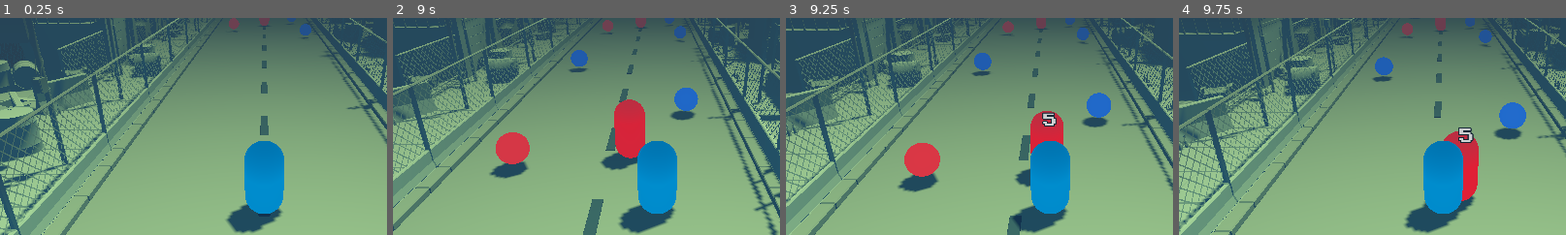
Above: before the commit, frames 1-4 (left to right).
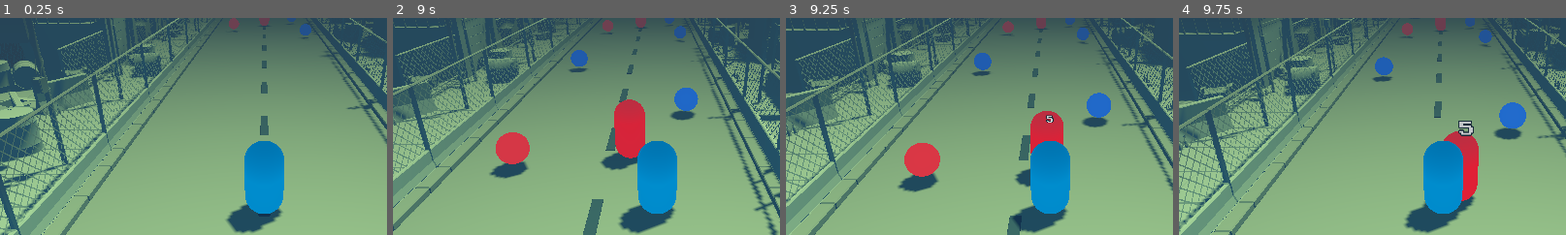
Above: after the commit, the same moments.

Repository: 100-Devs-1-Game/EscapeForHelp
Game: Godot game, scene res://root.tscn
Two runs of this game, one before a commit and one after it. Both use one fixed random seed, a clock stepped at 60 frames per second and the inputs below. Sound files missing from this copy of the repository are replaced by a short silence.
Inputs (mouse positions are % of the whole screen's width and height, from its top left):
- Up to frame 1 (0.25 s): no input
- Up to frame 2 (9 s): move the mouse to (72, 45) at 0.52 s; press the mouse at (72, 45) at 0.53 s; hold D (move_right) 0.53-1.28 s; move the mouse to (30, 55) at 1.27 s; release the mouse at (30, 55) at 1.28 s; hold A (move_left) 1.28-2.03 s; click (30, 55) at 1.35 s; move the mouse to (60, 28) at 2.02 s; press the mouse at (60, 28) at 2.03 s; hold D (move_right) 2.03-3.53 s; move the mouse to (45, 70) at 2.77 s; release the mouse at (45, 70) at 2.78 s; click (45, 70) at 2.85 s; move the mouse to (80, 65) at 3.52 s; press the mouse at (80, 65) at 3.53 s; hold A (move_left) 3.53-5.78 s; move the mouse to (20, 35) at 4.27 s; release the mouse at (20, 35) at 4.28 s; click (20, 35) at 4.35 s; move the mouse to (55, 50) at 5.02 s; press the mouse at (55, 50) at 5.03 s; move the mouse to (35, 25) at 5.77 s; release the mouse at (35, 25) at 5.78 s; hold D (move_right) 5.78-8.03 s; click (35, 25) at 5.85 s; move the mouse to (72, 45) at 6.52 s; press the mouse at (72, 45) at 6.53 s; move the mouse to (30, 55) at 7.27 s; release the mouse at (30, 55) at 7.28 s; click (30, 55) at 7.35 s; move the mouse to (60, 28) at 8.02 s; press the mouse at (60, 28) at 8.03 s; hold A (move_left) from 8.03 s (still down); move the mouse to (45, 70) at 8.77 s; release the mouse at (45, 70) at 8.78 s; click (45, 70) at 8.85 s
- Up to frame 3 (9.25 s): keep holding A (move_left)
- Up to frame 4 (9.75 s): move the mouse to (80, 65) at 9.52 s; release A (move_left) at 9.53 s; press the mouse at (80, 65) at 9.53 s; hold D (move_right) from 9.53 s (still down)
The pictures show only the part of the screen within x 16-66%, y 22-72%; the shares and areas given below are measured in that part.

Frames 1-2 are identical in both runs. In frame 3, 0.2% of the frame differs, in the area x 66-70%, y 43-50%; in frame 4, 0.3%, in the area x 72-77%, y 47-58%.

Commit message:
feat: make simple animation for floating label

Diff:
--- /dev/null
+++ b/src/common/floating_label/floating_label.gd
@@ -0,0 +1,10 @@
+class_name FloatingLabel
+extends Label3D
+
+func _ready() -> void:
+	scale = Vector3.ONE * 0.5
+	var tween := create_tween()
+	tween.tween_property(self, "scale", Vector3.ONE, 0.25).set_trans(Tween.TRANS_QUAD).set_ease(Tween.EASE_IN_OUT)
+
+func _physics_process(delta: float) -> void:
+	position = position.move_toward(position + Vector3.UP, delta / 2)
--- a/src/common/floating_label/floating_label.tscn
+++ b/src/common/floating_label/floating_label.tscn
@@ -1,6 +1,7 @@
-[gd_scene load_steps=3 format=3 uid="uid://3ep84ern8st5"]
+[gd_scene load_steps=4 format=3 uid="uid://3ep84ern8st5"]
 
 [ext_resource type="FontFile" uid="uid://cmswx3yibwaqp" path="res://assets/external/press-start-2p-font/PressStart2P-Regular.ttf" id="1_ujcop"]
+[ext_resource type="Script" uid="uid://dogvk6qeomfwl" path="res://common/floating_label/floating_label.gd" id="2_3aa2a"]
 [ext_resource type="Script" uid="uid://bxund5dwx6tn1" path="res://common/life_timer.gd" id="2_dmsws"]
 
 [node name="Floating Label" type="Label3D"]
@@ -11,6 +12,7 @@
 font = ExtResource("1_ujcop")
 font_size = 82
 outline_size = 24
+script = ExtResource("2_3aa2a")
 
 [node name="LifeTimer" type="Timer" parent="." node_paths=PackedStringArray("target_for_destroy")]
 one_shot = true
Not shown, added: src/common/floating_label/floating_label.gd.uid
